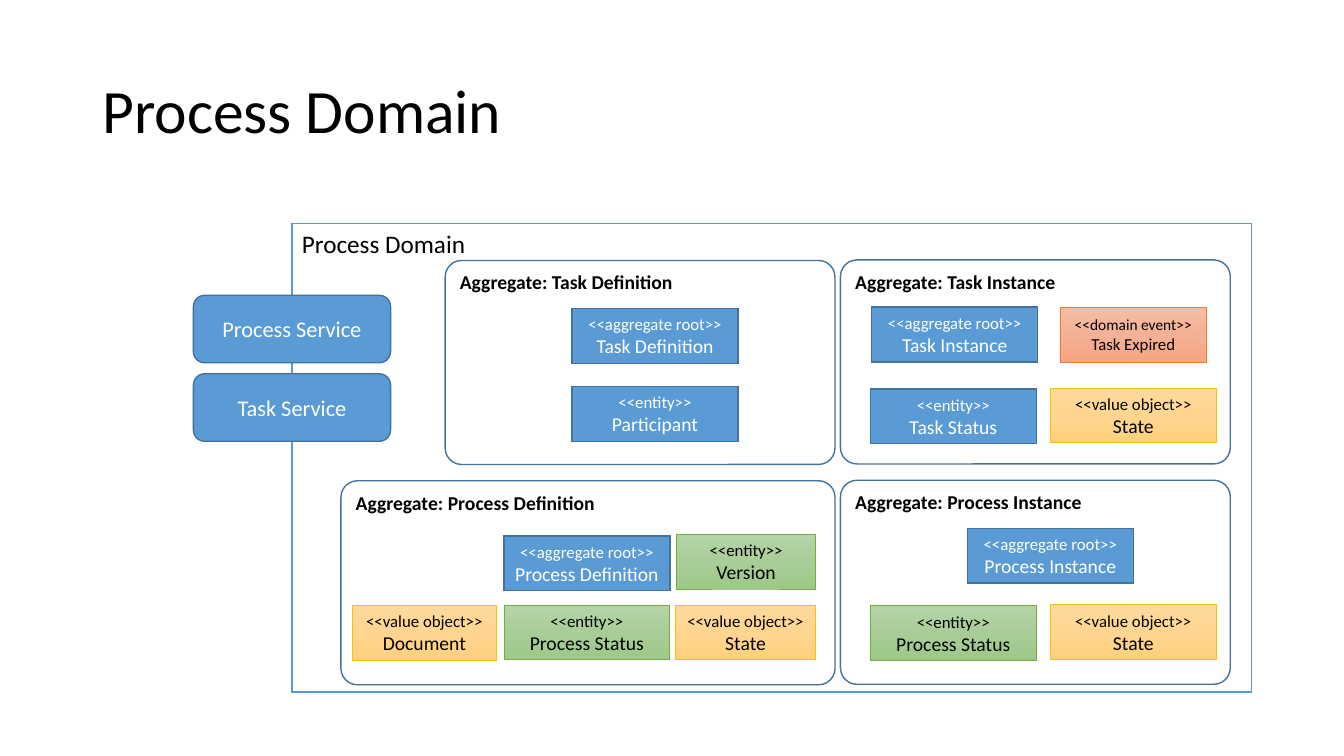
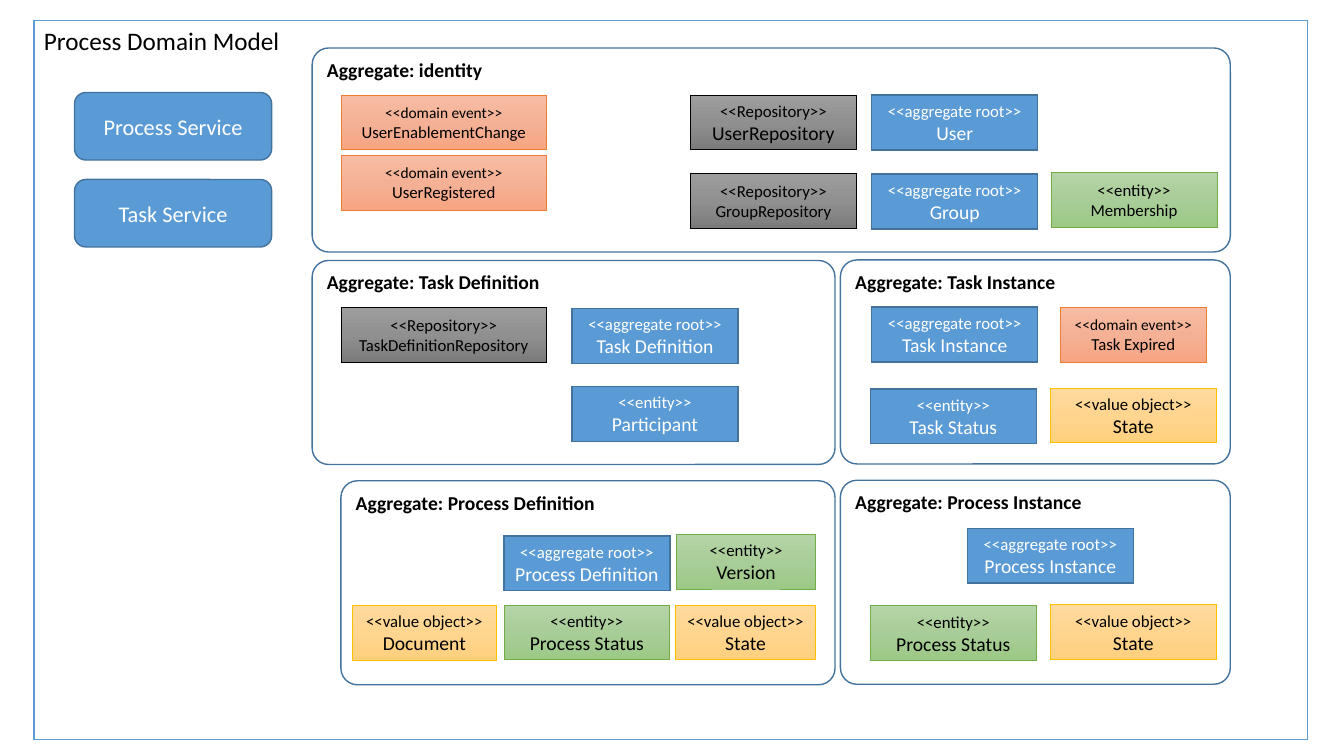
Before and after one commit to ianache/didara-bpm, a slide deck: slide 1 of doc/Didara Domains.pptx. Drawn at 1344x756 pixels with LibreOffice and Linux fonts; fonts in the diff are those of the drawing. Boxes give left, top, right and bottom in pixels: in the first picture for what was removed or moved away, otherwise in the second. Text is boxed around its words. In the diff, an @@ line names an element or a change of style, - is before the commit and + after.

```diff
--- a/doc/Didara Domains.pptx
+++ b/doc/Didara Domains.pptx
@@ rectangle "Process Domain Model": place and size @@
-rectangle "Process Domain Model" at [292,224,1252,693]
+rectangle "Process Domain Model" at [34,21,1308,740]
@@ text in rectangle at [44,32,279,51]: text changed @@
-Process Domain
+Process Domain Model
@@ rounded rectangle added at [313,48,1231,252], outline #43739E 1 pt, 14 pt, text #000000, bold @@
+Aggregate: identity
@@ rounded rectangle "Process Service": place and size @@
-rounded rectangle "Process Service" at [194,295,391,363]
+rounded rectangle "Process Service" at [75,93,272,160]
@@ title removed at [102,90,501,134] @@
-Process Domain
@@ rectangle added at [341,95,546,149], fill gradient #F7BDA5 to #F5B196 to #F8A582, outline #ED7D31 0.5 pt, 12 pt, text #000000 @@
+<<domain event>>
+UserEnablementChange
@@ rectangle added at [691,95,857,149], fill gradient #9D9D9D to #909090 to #7C7C7C, outline #000000 0.5 pt, 12 pt, text #000000 @@
+<<Repository>>
+UserRepository
@@ rectangle added at [872,95,1038,149], fill #5B9BD5, outline #43739E 1 pt, 12 pt, text #FFFFFF @@
+<<aggregate root>>
+User
@@ rounded rectangle "Task Service": place and size @@
-rounded rectangle "Task Service" at [194,374,391,442]
+rounded rectangle "Task Service" at [75,179,272,247]
@@ rectangle added at [341,155,546,210], fill gradient #F7BDA5 to #F5B196 to #F8A582, outline #ED7D31 0.5 pt, 11 pt, text #000000 @@
+<<domain event>>
+UserRegistered
@@ rectangle added at [691,173,857,228], fill gradient #9D9D9D to #909090 to #7C7C7C, outline #000000 0.5 pt, 12 pt, text #000000 @@
+<<Repository>>
+GroupRepository
@@ rectangle added at [872,174,1038,229], fill #5B9BD5, outline #43739E 1 pt, 12 pt, text #FFFFFF @@
+<<aggregate root>>
+Group
@@ rectangle added at [1052,172,1218,227], fill gradient #B5D5A7 to #AACE9A to #9CC987, outline #70AD47 0.5 pt, 12 pt, text #000000 @@
+<<entity>>
+Membership
@@ rounded rectangle "Aggregate: Task Definition": place and size @@
-rounded rectangle "Aggregate: Task Definition" at [446,260,836,464]
+rounded rectangle "Aggregate: Task Definition" at [313,260,836,464]
@@ rectangle added at [341,308,546,362], fill gradient #9D9D9D to #909090 to #7C7C7C, outline #000000 0.5 pt, 12 pt, text #000000 @@
+<<Repository>>
+TaskDefinitionRepository
```
Also in this commit, not shown: 1 slide added, 1 slide removed, 24 other files.
